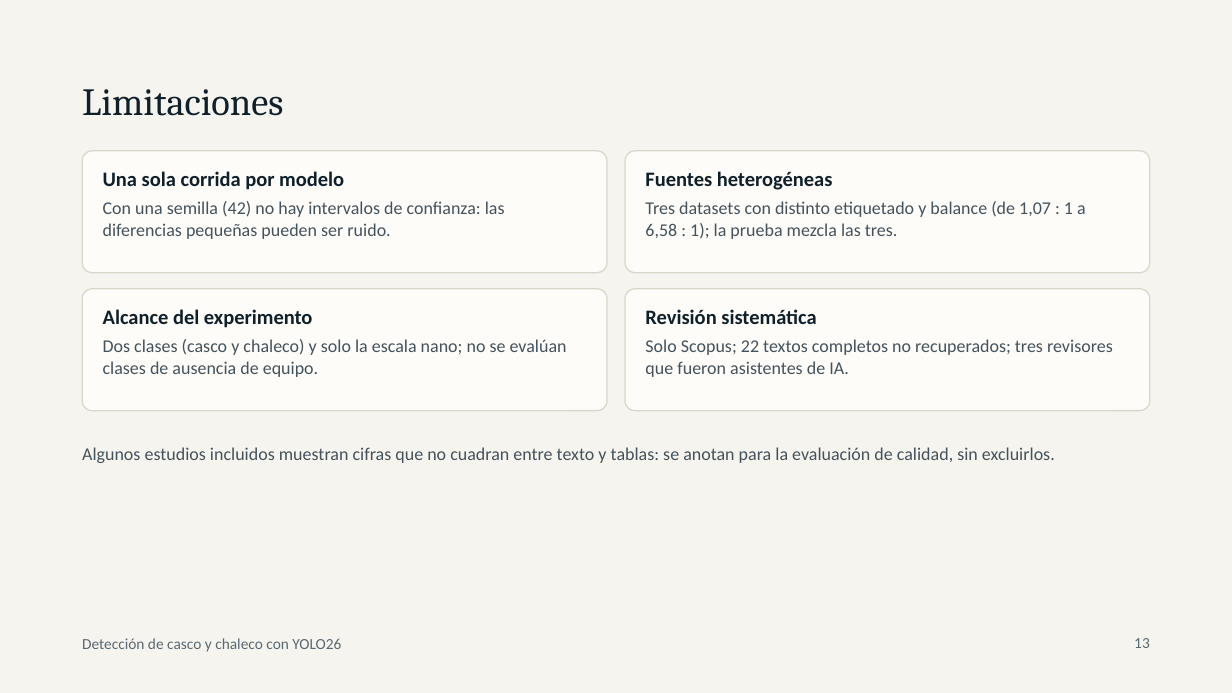
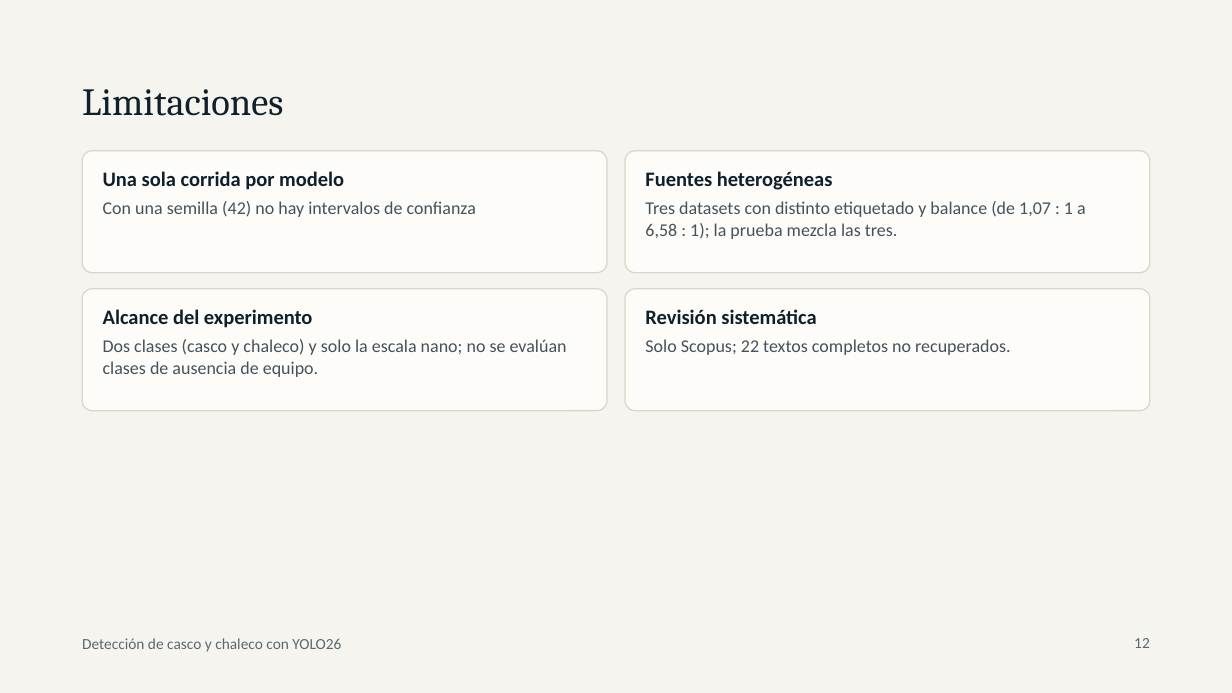
Before and after one commit to agajinformatica/Vision_por_computadora, a slide deck: slide 12 of TRABAJO GRUPAL/doc-borrador/Presentacion_Paper_EPP_YOLO26.pptx (slide 13 before the commit). Drawn at 1232x693 pixels with LibreOffice and Linux fonts; fonts in the diff are those of the drawing. Boxes give left, top, right and bottom in pixels: in the first picture for what was removed or moved away, otherwise in the second. Text is boxed around its words. In the diff, an @@ line names an element or a change of style, - is before the commit and + after.

```diff
--- a/TRABAJO GRUPAL/doc-borrador/Presentacion_Paper_EPP_YOLO26.pptx
+++ b/TRABAJO GRUPAL/doc-borrador/Presentacion_Paper_EPP_YOLO26.pptx
@@ text at (103, 201, 476, 217): text changed @@
-Con una semilla (42) no hay intervalos de confianza: las diferencias pequeñas pueden ser ruido.
+Con una semilla (42) no hay intervalos de confianza
@@ text at (645, 339, 1010, 355): text changed @@
-Solo Scopus; 22 textos completos no recuperados; tres revisores que fueron asistentes de IA.
+Solo Scopus; 22 textos completos no recuperados.
@@ text removed at (82, 447, 1055, 463) @@
-Algunos estudios incluidos muestran cifras que no cuadran entre texto y tablas: se anotan para la evaluación de calidad, sin excluirlos.
@@ page number at (1134, 638, 1150, 648): text changed @@
-13
+12
```
Also in this commit, not shown: 7 other slides changed, 1 slide removed.
